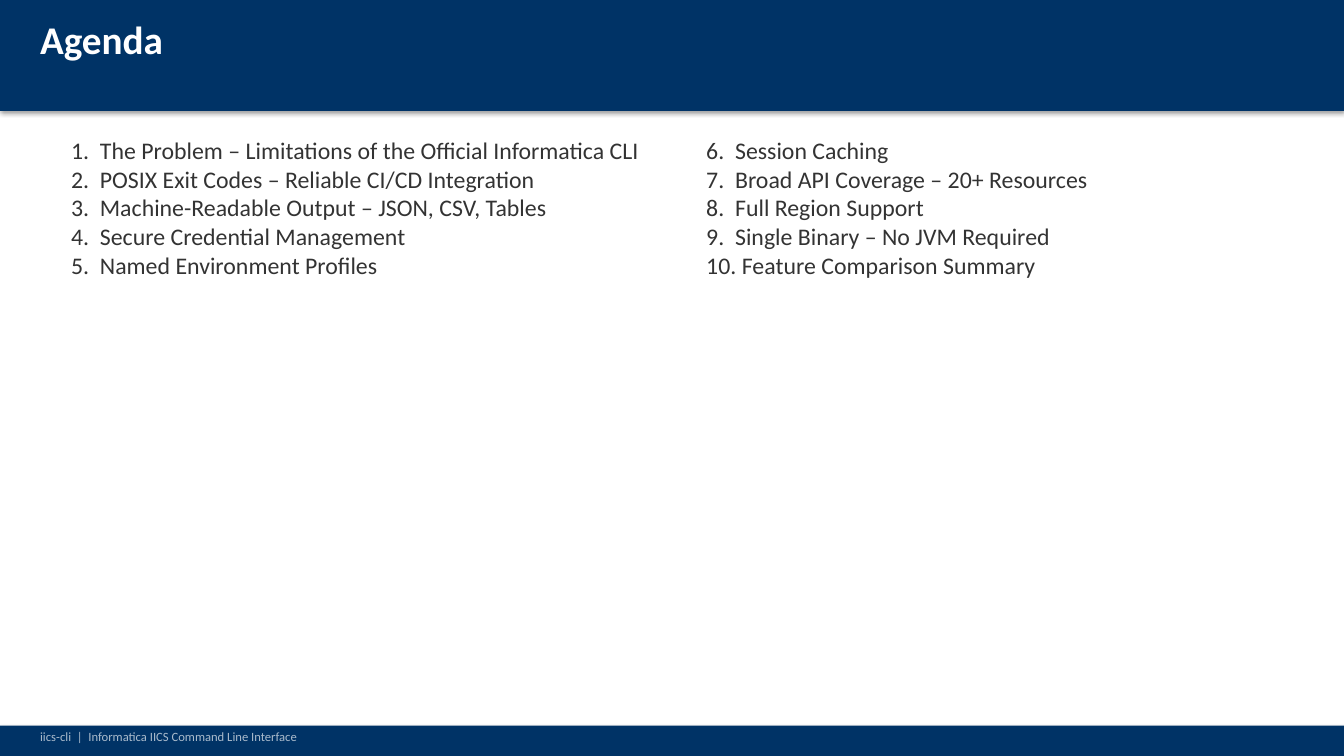
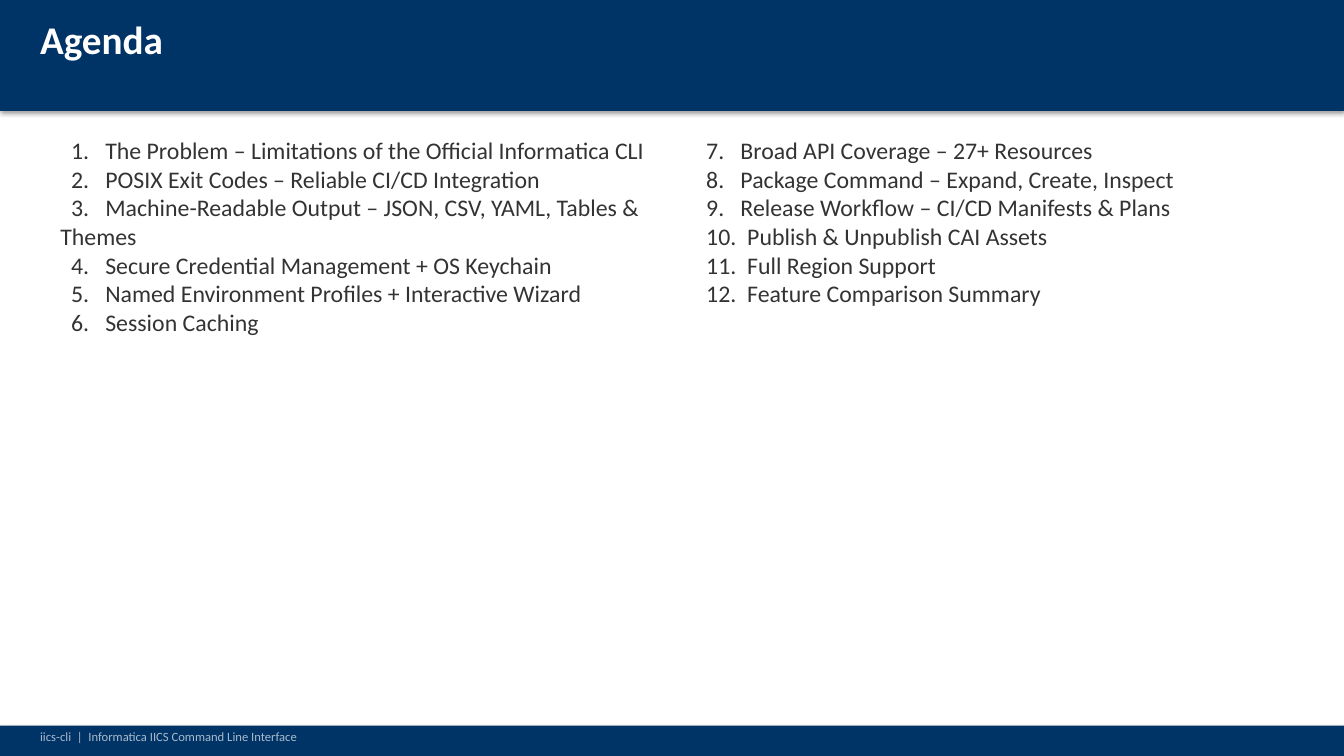
Before and after one commit to jbrazda/iics-cli, a slide deck: slide 2 of docs/documentation/iics-cli-presentation.pptx. Drawn at 1344x756 pixels with LibreOffice and Linux fonts; fonts in the diff are those of the drawing. Boxes give left, top, right and bottom in pixels: in the first picture for what was removed or moved away, otherwise in the second. Text is boxed around its words. In the diff, an @@ line names an element or a change of style, - is before the commit and + after.

```diff
--- a/docs/documentation/iics-cli-presentation.pptx
+++ b/docs/documentation/iics-cli-presentation.pptx
@@ text at (706,142,1173,306): text changed @@
-6. Session Caching
-7. Broad API Coverage – 20+ Resources
-8. Full Region Support
-9. Single Binary – No JVM Required
-10. Feature Comparison Summary
+7. Broad API Coverage – 27+ Resources
+8. Package Command – Expand, Create, Inspect
+9. Release Workflow – CI/CD Manifests & Plans
+10. Publish & Unpublish CAI Assets
+11. Full Region Support
+12. Feature Comparison Summary
@@ text at (60,199,617,335): text changed @@
-3. Machine-Readable Output – JSON, CSV, Tables
-4. Secure Credential Management
-5. Named Environment Profiles
+3. Machine-Readable Output – JSON, CSV, YAML, Tables & Themes
+4. Secure Credential Management + OS Keychain
+5. Named Environment Profiles + Interactive Wizard
+6. Session Caching
```
Also in this commit, not shown: 13 other slides changed, 4 slides added, 1 other file.
